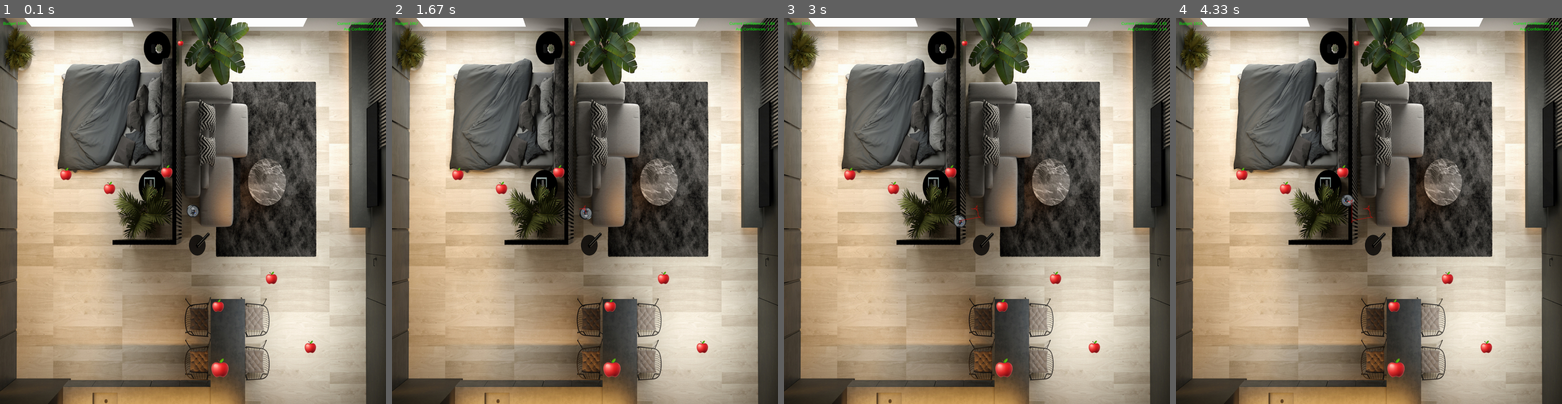
Above: before the commit, frames 1-4 (left to right).
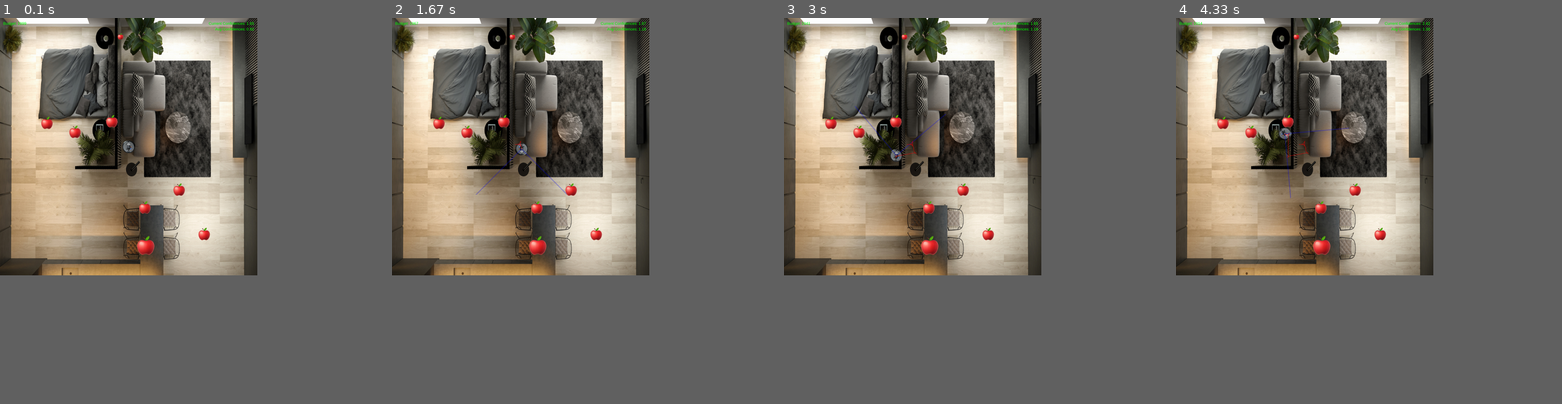
Above: after the commit, the same moments.

Repository: Anwealso/ReLOaD
Game: pygame game, started from simplesim/env_pygame.py
Same seed, same stepped clock (60 frames per second), same inputs: the game is played once before the commit and once after it.
Inputs:
- Up to frame 1 (0.1 s): no input
- Up to frame 2 (1.67 s): hold Right 0.33-0.8 s; hold Up 0.83-1.13 s; hold Right 1.17-1.63 s
- Up to frame 3 (3 s): hold Left 1.67-2.2 s; hold Down 2.23-2.53 s; hold Left 2.57-2.97 s
- Up to frame 4 (4.33 s): hold Up 3-3.37 s; hold Right 3.4-4.03 s; hold Down from 4.07 s (still down)
The window is 900x900 before the commit and 600x600 after it. Grey fills any space a smaller window leaves; there, only what the larger window draws over its background counts as a difference.

The runs differ from the first frame. In frame 1, 90% of the frame differs, in the area x 0-100%, y 0-100%; in frame 2, 90%; in frame 3, 90%; in frame 4, 90%.

Commit message:
Added fov indicator lines

Diff:
--- a/simplesim/env_pygame.py
+++ b/simplesim/env_pygame.py
@@ -23,14 +23,20 @@
 # ---------------------------------------------------------------------------- #
 pygame.init()
 
-sw = 3000
-sh = 3000
+sw = 2000
+sh = 2000
+
+player_width = 100
+player_height = 100
 
 bg = pygame.transform.scale(pygame.image.load('sprites/roombg.jpg'), (sw, sh))
-player_rocket = pygame.transform.scale(pygame.image.load('sprites/robot.png'), (100, 100))
-asteroid50 = pygame.transform.scale(pygame.image.load('sprites/apple.png'), (50, 50))
-asteroid100 = pygame.transform.scale(pygame.image.load('sprites/apple.png'), (100, 100))
-asteroid150 = pygame.transform.scale(pygame.image.load('sprites/apple.png'), (150, 150))
+player_robot = pygame.transform.scale(pygame.image.load('sprites/robot.png'), (player_width, player_height))
+target50 = pygame.transform.scale(pygame.image.load('sprites/apple.png'), (50, 50))
+target100 = pygame.transform.scale(pygame.image.load('sprites/apple.png'), (100, 100))
+target150 = pygame.transform.scale(pygame.image.load('sprites/apple.png'), (150, 150))
+fov_color = (0, 0, 255, 70)
+fov_line_length = 500
+fov_line_thickness = 10
 
 pygame.display.set_caption('ReLOaD Simulator')
 win = pygame.display.set_mode((sw, sh))
@@ -49,11 +55,11 @@
 
         # Set the sprite and hitboxcsize
         if self.rank == 1:
-            self.image = asteroid50
+            self.image = target50
         elif self.rank == 2:
-            self.image = asteroid100
+            self.image = target100
         else:
-            self.image = asteroid150
+            self.image = target150
         self.w = 50 * rank
         self.h = 50 * rank
 
@@ -64,23 +70,23 @@
 
         # Set the orientation
         self.angle = 90 # unit circle format
-        self.rotated_surf = pygame.transform.rotate(self.image, self.angle-90)
-        self.rotated_rect = self.rotated_surf.get_rect()
-        self.rotated_rect.center = (self.x, self.y)
+        self.rotated_player_surf = pygame.transform.rotate(self.image, self.angle-90)
+        self.rotated_player_rect = self.rotated_player_surf.get_rect()
+        self.rotated_player_rect.center = (self.x, self.y)
 
         self.xdir = int(math.cos(math.radians(self.angle)))
         self.ydir = int(math.sin(math.radians(self.angle)))
         # print(f"angle:{self.angle}, xdir:{self.xdir}, ydir:{self.ydir}")
 
     def draw(self, win):
-        win.blit(self.rotated_surf, self.rotated_rect)
+        win.blit(self.rotated_player_surf, self.rotated_player_rect)
 
 class Robot(object):
     """
     The mobile robot that the RL algorith will control
     """
     def __init__(self, fov):
-        self.image = player_rocket
+        self.image = player_robot
         self.w = self.image.get_width()
         self.h = self.image.get_height()
         # Set position
@@ -89,12 +95,28 @@
         self.trail = [] # a trail of all past x,y coords
         # Set orientation
         self.angle = 90 # unit circle angles
+
         # Draw sprite at starting position
-        self.rotated_surf = pygame.transform.rotate(self.image, self.angle-90)
-        self.rotated_rect = self.rotated_surf.get_rect()
-        self.rotated_rect.center = (self.x, self.y)
-
+
+        # 90deg rotated version of the sprite surf image
+        self.rotated_player_surf = pygame.transform.rotate(self.image, self.angle-90)
+        # The rectangle bounding box of the surf
+        self.rotated_player_rect = self.rotated_player_surf.get_rect()
+        # Set the centre position of the surf to the player position vars
+        self.rotated_player_rect.center = (self.x, self.y)
+
+        # Draw player fov indicator
         self.fov = fov
+        # Make a surface with a line on it
+        self.fov_surf = pygame.Surface((sw,sw), pygame.SRCALPHA)
+        self.fov_surf.set_colorkey((0,0,0,0))
+        self.rotated_fov_surf = pygame.transform.rotate(self.fov_surf, self.angle)
+        pygame.draw.line(self.fov_surf, fov_color, (self.rotated_fov_surf.get_rect().w/2, self.rotated_fov_surf.get_rect().h/2), ((self.rotated_fov_surf.get_rect().w/2)-(fov_line_length*math.sin(math.radians(self.fov/2))), (self.rotated_fov_surf.get_rect().h/2)-(fov_line_length*math.cos(math.radians(self.fov/2)))), fov_line_thickness)
+        pygame.draw.line(self.fov_surf, fov_color, (self.rotated_fov_surf.get_rect().w/2, self.rotated_fov_surf.get_rect().h/2), ((self.rotated_fov_surf.get_rect().w/2)+(fov_line_length*math.sin(math.radians(self.fov/2))), (self.rotated_fov_surf.get_rect().h/2)-(fov_line_length*math.cos(math.radians(self.fov/2)))), fov_line_thickness)
+        # Set the position and rotation of the surface
+        self.rotated_fov_rect = self.rotated_fov_surf.get_rect()
+        self.rotated_fov_rect.center = (self.x, self.y)
+        win.blit(self.rotated_fov_surf, self.rotated_fov_rect)
 
         if self.fov > 180:
             raise ValueError("FOV must be <= 180 (required by can_see())")
@@ -107,45 +129,39 @@
         # Reset orientation
         self.angle = 90 # unit circle angles
         # Draw sprite at starting position
-        self.rotated_surf = pygame.transform.rotate(self.image, self.angle-90)
-        self.rotated_rect = self.rotated_surf.get_rect()
-        self.rotated_rect.center = (self.x, self.y)
+        self.rotated_player_surf = pygame.transform.rotate(self.image, self.angle-90)
+        self.rotated_player_rect = self.rotated_player_surf.get_rect()
+        self.rotated_player_rect.center = (self.x, self.y)
 
     def draw(self, win):
-        win.blit(self.rotated_surf, self.rotated_rect)
+        # Redraw the player surfs
+        win.blit(self.rotated_player_surf, self.rotated_player_rect)
+        # Redraw the fov indicator surfs
+        win.blit(self.rotated_fov_surf, self.rotated_fov_rect)
 
     def turn_left(self):
         self.angle += 5
-        self.rotated_surf = pygame.transform.rotate(self.image, self.angle-90)
-        self.rotated_rect = self.rotated_surf.get_rect()
-        self.rotated_rect.center = (self.x, self.y)
+        self.update_surfs()
 
     def turn_right(self):
         self.angle -= 5
-        self.rotated_surf = pygame.transform.rotate(self.image, self.angle-90)
-        self.rotated_rect = self.rotated_surf.get_rect()
-        self.rotated_rect.center = (self.x, self.y)
-
+        self.update_surfs()
 
     def move_forward(self):
         self.x += math.cos(math.radians(self.angle)) * 6
         self.y -= math.sin(math.radians(self.angle)) * 6
         self.trail.append((self.x, self.y))
-        self.update_location()
-        self.rotated_surf = pygame.transform.rotate(self.image, self.angle-90)
-        self.rotated_rect = self.rotated_surf.get_rect()
-        self.rotated_rect.center = (self.x, self.y)
+        self.handle_boundary_collisions()
+        self.update_surfs()
 
     def move_backward(self):
         self.x -= math.cos(math.radians(self.angle)) * 6
         self.y += math.sin(math.radians(self.angle)) * 6
         self.trail.append((self.x, self.y))
-        self.update_location()
-        self.rotated_surf = pygame.transform.rotate(self.image, self.angle-90)
-        self.rotated_rect = self.rotated_surf.get_rect()
-        self.rotated_rect.center = (self.x, self.y)
-
-    def update_location(self):
+        self.handle_boundary_collisions()
+        self.update_surfs()
+
+    def handle_boundary_collisions(self):
         """
         Stops player from going off screen
         """
@@ -157,6 +173,19 @@
             self.y = sh - (self.h / 2)
         elif self.y < 0 + (self.h / 2):
             self.y = 0 + (self.h / 2)
+
+    def update_surfs(self):
+        """
+        Updates the surf / sprite positions and orientations for the player anf the fov indicator lines
+        """
+        # Update player sprite position
+        self.rotated_player_surf = pygame.transform.rotate(self.image, self.angle-90)
+        self.rotated_player_rect = self.rotated_player_surf.get_rect()
+        self.rotated_player_rect.center = (self.x, self.y)
+        # Update fov indicator lines position
+        self.rotated_fov_surf = pygame.transform.rotate(self.fov_surf, self.angle-90)
+        self.rotated_fov_rect = self.rotated_fov_surf.get_rect()
+        self.rotated_fov_rect.center = (self.x, self.y)
 
     def can_see(self, target: Target):
         """
@@ -461,8 +490,8 @@
             # Decrement the budget over time
             self.budget -= 1
 
-            # Update the player potisions
-            self.robot.update_location()
+            # # Update the player potisions
+            # self.robot.handle_boundary_collisions()
 
             # Get the detection confidences on the environment
             # print("Detecting...")
@@ -522,9 +551,6 @@
         else:
             action = None
 
-        # # Perform the action
-        # game.perform_action(action)
-
         # Step the game engine (and perform action)
         time.sleep(0.05)
         game.step(action)
Not shown, changed: README.md
